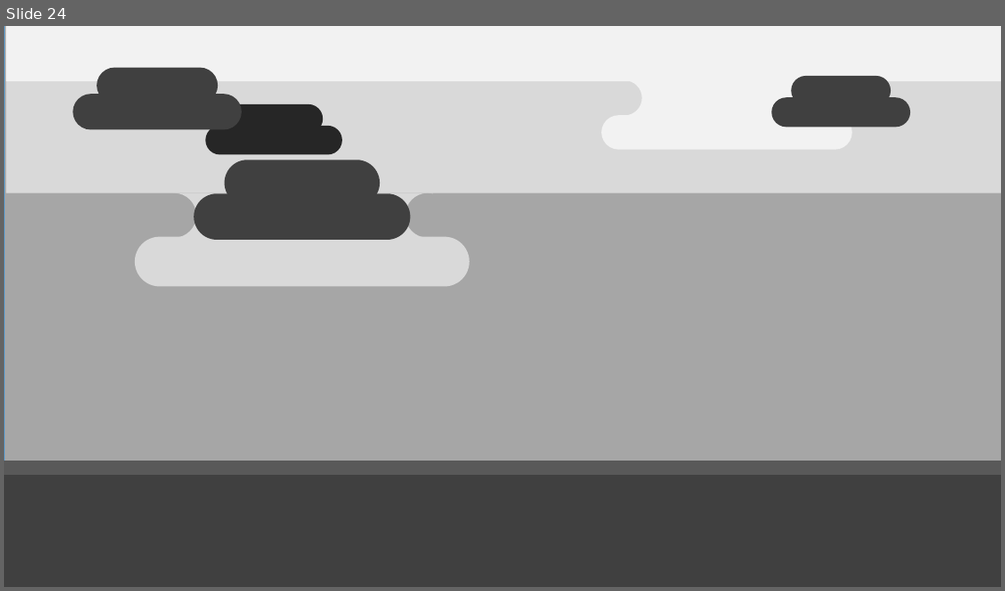
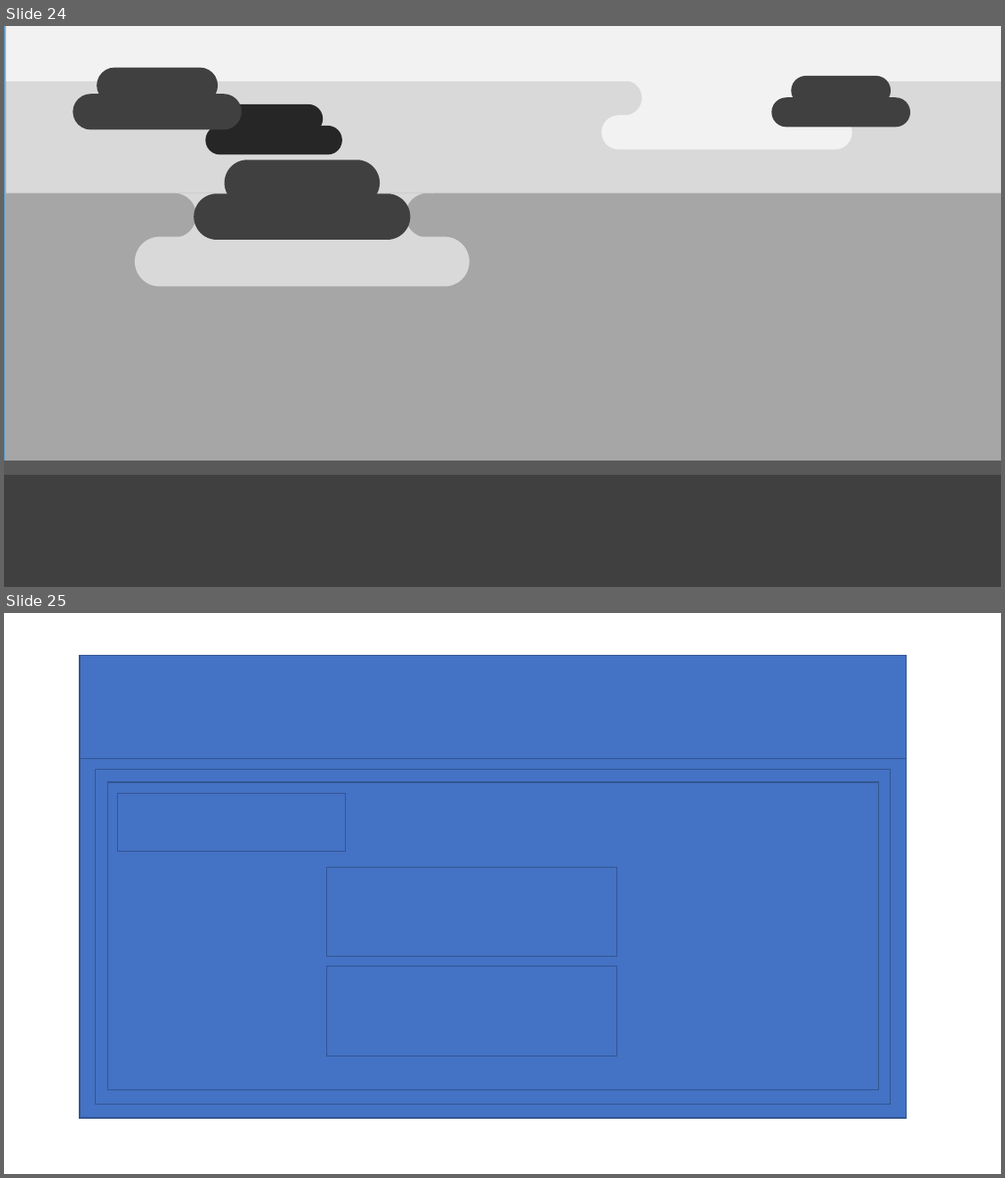
Before and after one commit to pedrogmo/projetopp2, a slide deck: slide/Apresentação1.pptx. Shown one above the other, each under a label of ours: slide 24 before the commit, slides 24 and 25 after it. The pictures are 1005x591 and 1005x1178 pixels, drawn with LibreOffice and Linux fonts; fonts in the diff are those of the drawing; background and template pictures are left out. Boxes give left, top, right and bottom in pixels: in the first picture for what was removed or moved away, otherwise in the second. Text is boxed around its words. In the diff, an @@ line names an element or a change of style, - is before the commit and + after.

```diff
--- a/slide/Apresentação1.pptx
+++ b/slide/Apresentação1.pptx
@@ slide 25 added at <box>4,613,1001,1174</box>, background #FFFFFF @@
@@ rectangle added at <box>80,656,906,1118</box>, fill #4472C4, outline #325491 1 pt @@
@@ rectangle added at <box>80,656,906,759</box>, fill #4472C4, outline #325491 1 pt @@
@@ rectangle added at <box>96,770,890,1104</box>, fill #4472C4, outline #325491 1 pt @@
@@ rectangle added at <box>108,782,879,1089</box>, fill #4472C4, outline #325491 1 pt @@
@@ rectangle added at <box>118,793,346,851</box>, fill #4472C4, outline #325491 1 pt @@
@@ rectangle added at <box>327,868,617,957</box>, fill #4472C4, outline #325491 1 pt @@
@@ rectangle added at <box>327,966,617,1055</box>, fill #4472C4, outline #325491 1 pt @@
```
Also in this commit, not shown: 1 other file.
